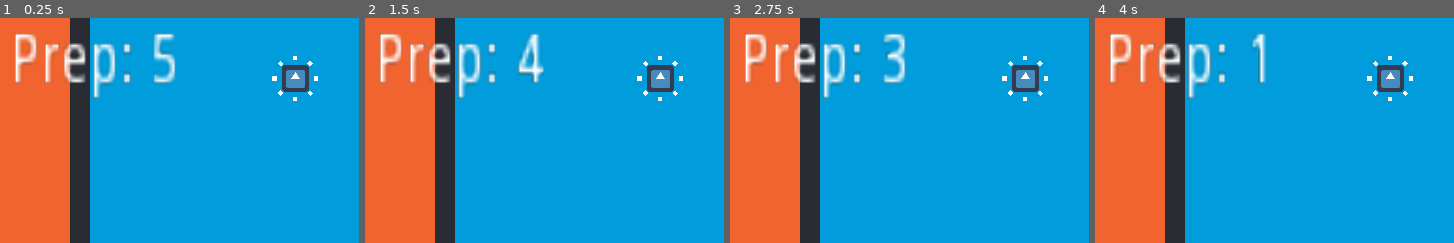
Above: before the commit, frames 1-4 (left to right).
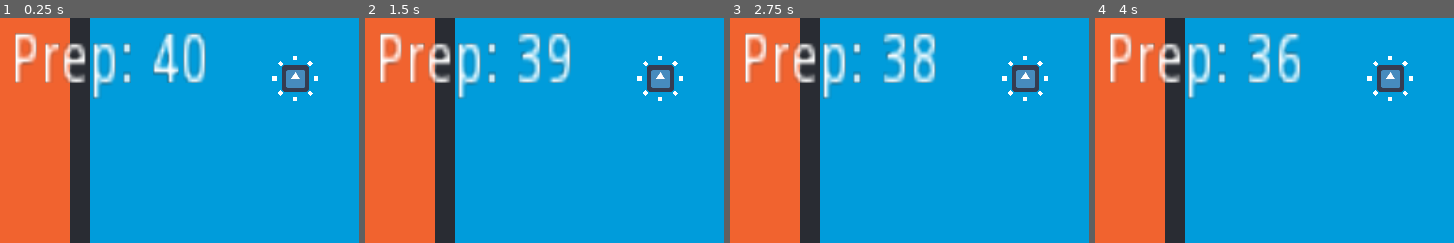
Above: after the commit, the same moments.

Repository: bitten-sweet-studio/paper-duel
Game: Godot game, scene res://arenas/arena_full.tscn
Same seed, same stepped clock (60 frames per second), same inputs: the game is played once before the commit and once after it. The engine's default icon, where the game draws it, is replaced by a stand-in: a white triangle on a blue panel in a dark square.
Inputs:
- Up to frame 1 (0.25 s): no input
- Up to frame 2 (1.5 s): tap Enter at 0.5 s; tap Space at 1.25 s
- Up to frame 3 (2.75 s): no input
- Up to frame 4 (4 s): tap Enter at 2.75 s; tap Space at 3.5 s
The pictures show only the part of the screen within x 33-83%, y 0-50%; the shares and areas given below are measured in that part.

The runs differ from the first frame. In frame 1, 2.3% of the frame differs, in the area x 42-58%, y 6-29%; in frame 2, 2.2%; in frame 3, 1.2%; in frame 4, 2.1%.

Commit message:
refactor: weapon placing **partially** working

Diff:
--- a/game/arenas/arena_full.tscn
+++ b/game/arenas/arena_full.tscn
@@ -30,7 +30,7 @@
 timer_path = NodePath("prep_timer")
 
 [node name="prep_timer" type="Timer" parent="match/prep_state"]
-wait_time = 5.0
+wait_time = 40.0
 one_shot = true
 script = ExtResource( 12 )
 key = "prep_timer"
--- a/game/scripts/weapon_system/weapon_slot.gd
+++ b/game/scripts/weapon_system/weapon_slot.gd
@@ -2,6 +2,8 @@
 class_name WeaponSlot
 
 var _weapon: Weapon
+
+var index
 
 func attach(weapon: Weapon) -> bool:
 	if has_weapon():
@@ -11,8 +13,18 @@
 	add_child(_weapon)
 	return true
 
+func dettach():
+	if !has_weapon():
+		return false
+	remove_child(_weapon)
+	var dettached_weapon = _weapon
+	_weapon = null
+	return dettached_weapon
+
 func has_weapon() -> bool:
 	return _weapon != null
 
+
+
 func get_weapon() -> Weapon:
 	return _weapon
--- a/game/scripts/weapon_system/weapon_slot_manager.gd
+++ b/game/scripts/weapon_system/weapon_slot_manager.gd
@@ -8,6 +8,8 @@
 var _first_valid_slot_index: int = 0
 var _handled_weapon: Weapon
 var _handled_weapon_slot_index: int
+var target_slot : WeaponSlot
+var empty_slots_index = []
 
 func instantiate_weapon_slots():
 	var step = 2 * PI / _weapon_slot_count
@@ -16,10 +18,8 @@
 		var current_weapon_slot_position = Vector2(radius, 0).rotated(step * i)
 		current_weapon_slot.global_position = current_weapon_slot_position
 		current_weapon_slot.rotation = current_weapon_slot_position.angle()
+		current_weapon_slot.index = i
 		add_child(current_weapon_slot)
-
-func start_weapon_attachment(weapon: Weapon):
-	_handled_weapon = weapon
 
 func end_weapon_attachment():
 	_handled_weapon = null
@@ -41,18 +41,21 @@
 	if !_handled_weapon:
 		return
 
-	slot_index = get_valid_slot_index(slot_index)
+	slot_index = get_first_empty_slot_index(slot_index)
 
-	var target_slot: WeaponSlot = get_child(slot_index)
+	target_slot = get_child(slot_index)
 	var weapon_parent = _handled_weapon.get_parent()
 
 	if weapon_parent:
 		reparent(_handled_weapon, target_slot)
 	else:
-		target_slot.add_child(_handled_weapon)
+		attach_to_first_empty_valid_slot()
 
 	_handled_weapon_slot_index = slot_index
 
+	update_handled_weapon_transform()
+
+func update_handled_weapon_transform():
 	_handled_weapon.global_position = target_slot.global_position
 	_handled_weapon.global_rotation = target_slot.global_rotation
 
@@ -60,7 +63,69 @@
 	var result = wrapi(index, 0, _weapon_slot_count)
 	return result
 
-func reparent(current_node, target_parent):
-	var current_node_parent = current_node.get_parent()
-	current_node_parent.remove_child(current_node)
-	target_parent.add_child(current_node)
+func reparent(current_weapon, target_slot):
+	var current_slot = current_weapon.get_parent()
+	current_slot.dettach()
+	target_slot.attach(current_weapon)
+#
+# Pseudo-code
+#
+func get_slot(index):
+	var valid_slot_index = get_valid_slot_index(index)
+	return get_child(valid_slot_index)
+
+func initialize_handled_weapon(weapon: Weapon):
+	_handled_weapon = weapon
+
+func get_slots_indexes_range(start_index):
+	var range_to_be_checked = range(start_index, start_index + _weapon_slot_count)
+	return range_to_be_checked
+
+func get_first_empty_slot_index(start_index: int):
+	for i in get_slots_indexes_range(start_index):
+		if !get_slot(i).has_weapon():
+			return i
+	return null
+
+func get_empty_slots_count_until_next_taken_slot(start_index):
+	var first_empty_slot_index : int = get_first_empty_slot_index(start_index)
+
+	if first_empty_slot_index == null:
+		return false
+
+	var result = 1
+
+	for i in get_slots_indexes_range(first_empty_slot_index):
+		var current_slot = get_slot(i)
+		if current_slot.has_weapon():
+			return result
+		else:
+			result +=1
+
+	return result
+
+func get_slots_needed_for_handled_weapon():
+	return 2 ## HARDCODED
+func get_next_slot_that_supports_current_weapon():
+	var slots_needed = get_slots_needed_for_handled_weapon()
+	var start_index = 0
+	for attempt_count in _weapon_slot_count/slots_needed:
+		if get_empty_slots_count_until_next_taken_slot(start_index) >= slots_needed:
+			return get_slot(start_index)
+		else:
+			start_index += slots_needed
+	return false
+
+func attach_to_first_empty_valid_slot():
+	var first_empty_valid_slot = get_next_slot_that_supports_current_weapon()
+	first_empty_valid_slot.attach(_handled_weapon)
+
+func start_weapon_attachment(weapon: Weapon):
+	#if !get_next_slot_that_supports_current_weapon(): #If theres space for handled weapon
+		#return false
+
+	initialize_handled_weapon(weapon)
+	attach_to_first_empty_valid_slot()
+#
+# Pseudo-code
+#
